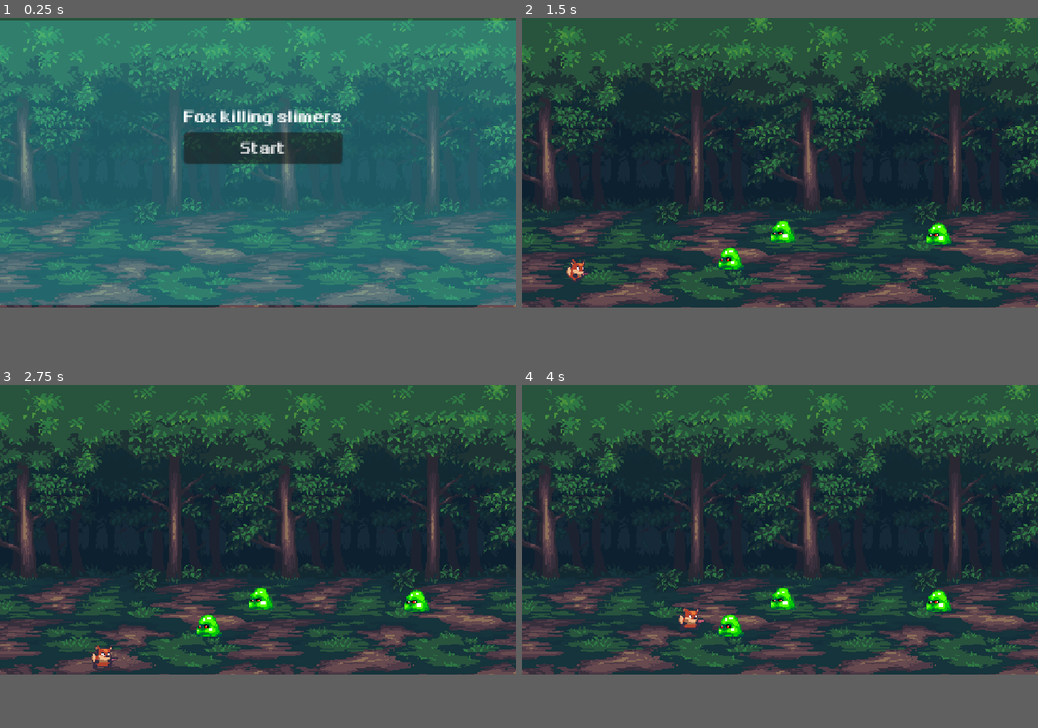
Above: before the commit, frames 1-4 (two rows, left to right).
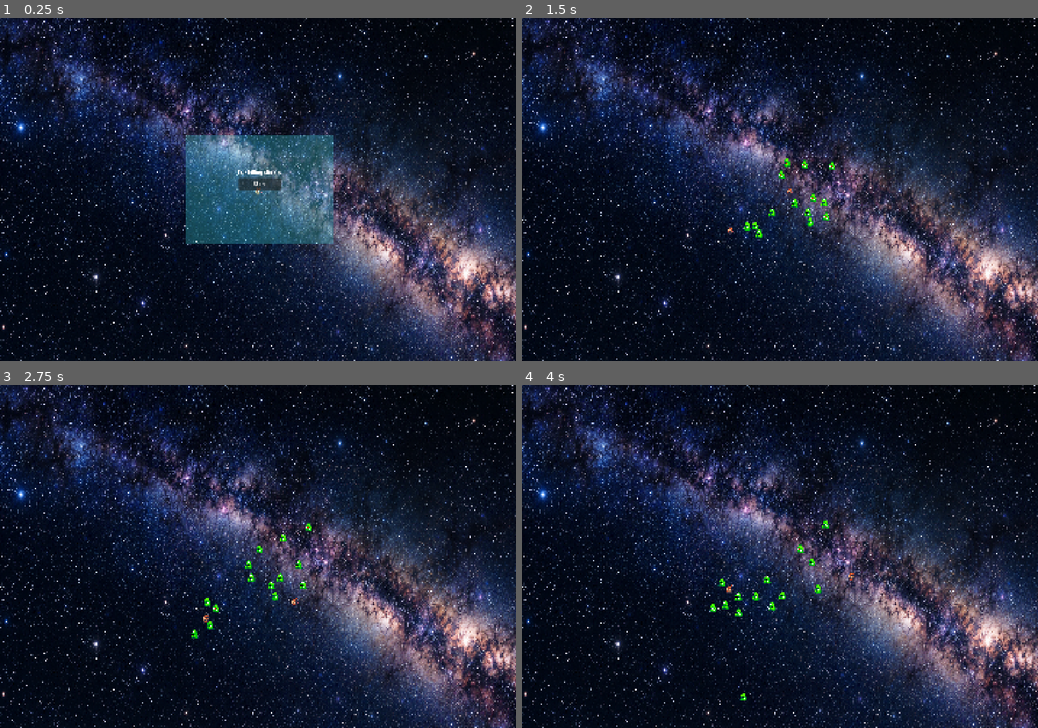
Above: after the commit, the same moments.

Repository: ergsdfgsgshht/fox_killing_slimers
Game: Godot game, scene res://scenes/main.tscn
Two runs of this game, one before a commit and one after it. Both use one fixed random seed, a clock stepped at 60 frames per second and the inputs below.
Inputs:
- Up to frame 1 (0.25 s): no input
- Up to frame 2 (1.5 s): click "Start" at 0.5 s; hold D (right) from 1.28 s (still down)
- Up to frame 3 (2.75 s): release D (right) at 2.03 s; hold S (down) from 2.03 s (still down)
- Up to frame 4 (4 s): release S (down) at 2.78 s; hold D (right) 2.78-3.53 s; hold W (up) from 3.53 s (still down)
The window is 800x450 before the commit and 800x533 after it. Grey fills any space a smaller window leaves; there, only what the larger window draws over its background counts as a difference.

The runs differ from the first frame. In frame 1, 87% of the frame differs, in the area x 0-100%, y 0-100%; in frame 2, 75%; in frame 3, 75%; in frame 4, 75%.

Commit message:
完成万有引力模拟slimer运动系统

Diff:
--- a/project.godot
+++ b/project.godot
@@ -17,6 +17,8 @@
 
 [display]
 
+window/size/viewport_width=1800
+window/size/viewport_height=1200
 window/stretch/mode="canvas_items"
 window/stretch/aspect="expand"
 
--- a/scenes/main.tscn
+++ b/scenes/main.tscn
@@ -1,69 +1,55 @@
 [gd_scene format=3 uid="uid://bvm23enxxek6g"]
 
-[ext_resource type="Texture2D" uid="uid://d3icbotl63lxv" path="res://AssetBundle/Sprites/ForestBackground.png" id="1_0wfyh"]
 [ext_resource type="Script" uid="uid://dlnaxbfmillkf" path="res://src/main_control.gd" id="1_jyhfs"]
+[ext_resource type="Texture2D" uid="uid://bwqo700nei2bd" path="res://AssetBundle/Sprites/5a2da4f5-7121-4eb8-865f-dd08daa09113.png" id="2_0wfyh"]
+[ext_resource type="PackedScene" uid="uid://bb8flm1wjbo6u" path="res://scenes/player.tscn" id="3_sugp2"]
 
 [sub_resource type="WorldBoundaryShape2D" id="WorldBoundaryShape2D_cnf8o"]
-distance = -137.0
+distance = -420.0
 
 [sub_resource type="WorldBoundaryShape2D" id="WorldBoundaryShape2D_j56pd"]
+distance = -424.0
 
 [sub_resource type="WorldBoundaryShape2D" id="WorldBoundaryShape2D_rck6d"]
-distance = -64.0
+distance = -289.0
 
 [sub_resource type="WorldBoundaryShape2D" id="WorldBoundaryShape2D_mlurj"]
-distance = 135.0
+distance = -10.0
 
 [node name="MainScene" type="Node2D" unique_id=417079548]
+position = Vector2(-3, 5)
 script = ExtResource("1_jyhfs")
-slimer_numbers = 3
-metadata/_edit_lock_ = true
+slimer_numbers = 14
 
-[node name="Background1" type="Sprite2D" parent="." unique_id=1972574462]
-texture = ExtResource("1_0wfyh")
+[node name="Sprite2D" type="Sprite2D" parent="." unique_id=377853019]
+position = Vector2(-4, -3)
+texture = ExtResource("2_0wfyh")
 
-[node name="Background2" type="Sprite2D" parent="." unique_id=499845920]
-position = Vector2(-480, 0)
-texture = ExtResource("1_0wfyh")
-
-[node name="Background3" type="Sprite2D" parent="." unique_id=1204695314]
-position = Vector2(-240, 0)
-texture = ExtResource("1_0wfyh")
-
-[node name="Background4" type="Sprite2D" parent="." unique_id=1872886237]
-position = Vector2(237, 0)
-texture = ExtResource("1_0wfyh")
-
-[node name="Background5" type="Sprite2D" parent="." unique_id=162355962]
-position = Vector2(476, 0)
-texture = ExtResource("1_0wfyh")
-
-[node name="Camera2D" type="Camera2D" parent="." unique_id=801696517]
-zoom = Vector2(2.435, 2.36)
+[node name="Camera2D2" type="Camera2D" parent="." unique_id=801696517]
+position = Vector2(-1, 0)
+scale = Vector2(1.3159267, 1)
+zoom = Vector2(1.025, 1.395)
 
 [node name="MapEdge" type="StaticBody2D" parent="." unique_id=1491088168]
 position = Vector2(0, -1)
-metadata/_edit_lock_ = true
 
 [node name="CollisionShape2D" type="CollisionShape2D" parent="MapEdge" unique_id=2144563933]
-position = Vector2(-1, -3)
+position = Vector2(-2, 1)
 shape = SubResource("WorldBoundaryShape2D_cnf8o")
-metadata/_edit_lock_ = true
 
 [node name="CollisionShape2D2" type="CollisionShape2D" parent="MapEdge" unique_id=206616880]
-position = Vector2(-235, 4)
+position = Vector2(-447, -4)
 rotation = 1.5707964
 shape = SubResource("WorldBoundaryShape2D_j56pd")
-metadata/_edit_lock_ = true
 
 [node name="CollisionShape2D3" type="CollisionShape2D" parent="MapEdge" unique_id=1580143551]
-position = Vector2(171, 1)
+position = Vector2(576, 4)
 rotation = -1.5707964
 shape = SubResource("WorldBoundaryShape2D_rck6d")
-metadata/_edit_lock_ = true
 
 [node name="CollisionShape2D4" type="CollisionShape2D" parent="MapEdge" unique_id=132660613]
-position = Vector2(-1, -269)
+position = Vector2(-1, -413)
 rotation = 3.1415927
 shape = SubResource("WorldBoundaryShape2D_mlurj")
-metadata/_edit_lock_ = true
+
+[node name="Player" parent="." unique_id=1737204404 instance=ExtResource("3_sugp2")]
--- a/scenes/player.tscn
+++ b/scenes/player.tscn
@@ -133,18 +133,18 @@
 "speed": 5.0
 }]
 
-[sub_resource type="CircleShape2D" id="CircleShape2D_j56pd"]
-radius = 12.0
+[sub_resource type="CircleShape2D" id="CircleShape2D_cnf8o"]
+radius = 14.0
 
 [node name="Player" type="CharacterBody2D" unique_id=1737204404]
 script = ExtResource("1_g2els")
-speed = 80.0
+speed = 160.0
 
 [node name="AnimatedSprite2D" type="AnimatedSprite2D" parent="." unique_id=1067391328]
 sprite_frames = SubResource("SpriteFrames_cnf8o")
 animation = &"died"
 autoplay = "待机"
 
-[node name="CollisionShape2D" type="CollisionShape2D" parent="." unique_id=1012522700]
-position = Vector2(0, 4)
-shape = SubResource("CircleShape2D_j56pd")
+[node name="CollisionShape2D" type="CollisionShape2D" parent="." unique_id=418128195]
+position = Vector2(-4, 2)
+shape = SubResource("CircleShape2D_cnf8o")
--- a/scenes/slime.tscn
+++ b/scenes/slime.tscn
@@ -67,16 +67,25 @@
 "speed": 11.0
 }]
 
+[sub_resource type="CircleShape2D" id="CircleShape2D_body"]
+radius = 12.0
+
 [sub_resource type="CircleShape2D" id="CircleShape2D_j56pd"]
 radius = 12.0
 
 [node name="Slime" type="CharacterBody2D" unique_id=23503657]
 script = ExtResource("1_p2gj0")
-speed = 15.0
+speed = 80.0
+initial_rand_speed = 20.0
+k = 1400000.0
 
 [node name="AnimatedSprite2D" type="AnimatedSprite2D" parent="." unique_id=1738471783]
 sprite_frames = SubResource("SpriteFrames_cnf8o")
 frame_progress = 0.8860914
+
+[node name="BodyCollision" type="CollisionShape2D" parent="." unique_id=2062235812]
+position = Vector2(0, 10)
+shape = SubResource("CircleShape2D_body")
 
 [node name="Area2D" type="Area2D" parent="." unique_id=1092820678]
 
--- a/src/main_control.gd
+++ b/src/main_control.gd
@@ -7,7 +7,6 @@
 var over_times: int = 0
 @export var slimer_numbers:int
 
-signal everything_ready
 
 
 # Called when the node enters the scene tree for the first time.
@@ -67,7 +66,9 @@
 		_game_over()
 	pass
 
-func _game_over():
+func _game_over() -> void:
+	if is_gameover:
+		return;
 	is_gameover = true
 	over_times += 1
 	player.player_state = player.PlayerState.DIED
@@ -77,6 +78,7 @@
 		remove_child(slimers[i])
 	add_child(over_menu)
 	over_menu.position = Vector2(-178,-107)
+	print("overtimes的值为",over_times)
 	if over_times == 1:
 		over_menu.menu_respawn.connect(_on_menu_respawn)
 		over_menu.menu_exit.connect(_on_menu_exit)
@@ -91,5 +93,5 @@
 	get_tree().quit()
 
 # Called every frame. 'delta' is the elapsed time since the previous frame.
-func _process(delta: float) -> void:
+func _process(_delta: float) -> void:
 	pass
--- a/src/menu_control.gd
+++ b/src/menu_control.gd
@@ -8,7 +8,7 @@
 
 
 # Called every frame. 'delta' is the elapsed time since the previous frame.
-func _process(delta: float) -> void:
+func _process(_delta: float) -> void:
 	pass
 
 
--- a/src/player.gd
+++ b/src/player.gd
@@ -4,7 +4,6 @@
 @onready var animation_player = $AnimatedSprite2D
 enum PlayerState {STANDING,MOVING,DIED}
 @onready var player_state = PlayerState.STANDING
-signal player_pos(pos:Vector2)
 var count:int = 0
 # Called when the node enters the scene tree for the first time.
 func _ready() -> void:
@@ -29,6 +28,3 @@
 		if player_state == PlayerState.MOVING:
 			animation_player.play("待机")
 			player_state = PlayerState.STANDING
-
-	player_pos.emit(position)
-	print(position)
--- a/src/slime.gd
+++ b/src/slime.gd
@@ -1,22 +1,39 @@
 extends CharacterBody2D
 @export var speed:float
+@export var initial_rand_speed:float
+@export var k:float
 
 signal slime_collieded(body:Node2D)
 var hp:int = 10
 var is_first_time:bool = true
+var current_player:Node
 
 # Called when the node enters the scene tree for the first time.
 func _ready() -> void:
-
+	current_player = get_parent().player
+	velocity = Vector2(randf_range(-1,1),randf_range(-1,1)).normalized() * initial_rand_speed
 	pass
-
-
-
 
 func _on_area_2d_body_entered(body: Node2D) -> void:
 	print("Slime根节点已经接收到撞击信号，信号源：",body)
 	slime_collieded.emit(body)
 
+#模拟万有引力系统
 func _physics_process(delta: float) -> void:
-
-	pass
+	var displacement = current_player.position - position
+	if displacement != Vector2.ZERO:
+		#两者间距离(标量)
+		var R = sqrt(displacement.x*displacement.x+displacement.y*displacement.y)
+		var direction = displacement.normalized()  #方向向量
+		var a:Vector2 = direction*k/(R*R)    #万有引力求加速度
+		velocity = velocity + Vector2(a.x*delta,a.y*delta)  #相当于v=v0+at
+		#撞墙前先保存速度：move_and_slide()碰撞后会把velocity改写成实际滑动后的结果
+		var velocity_before = velocity
+		move_and_slide()
+		#撞到边界MapEdge时，把撞击前的速度沿碰撞面法线反射，实现反弹
+		if get_slide_collision_count() > 0:
+			var collision = get_last_slide_collision()
+			#if collision.get_collider().name == "MapEdge":
+			velocity = velocity_before.bounce(collision.get_normal()) * 0.8
+			if collision.get_collider().name == "Player":
+				slime_collieded.emit(get_parent().player)
--- a/src/start_menu_control.gd
+++ b/src/start_menu_control.gd
@@ -7,7 +7,7 @@
 
 
 # Called every frame. 'delta' is the elapsed time since the previous frame.
-func _process(delta: float) -> void:
+func _process(_delta: float) -> void:
 	pass
 
 
Binary file added: AssetBundle/Sprites/5a2da4f5-7121-4eb8-865f-dd08daa09113.png
Not shown, added: AssetBundle/Sprites/5a2da4f5-7121-4eb8-865f-dd08daa09113.png.import
